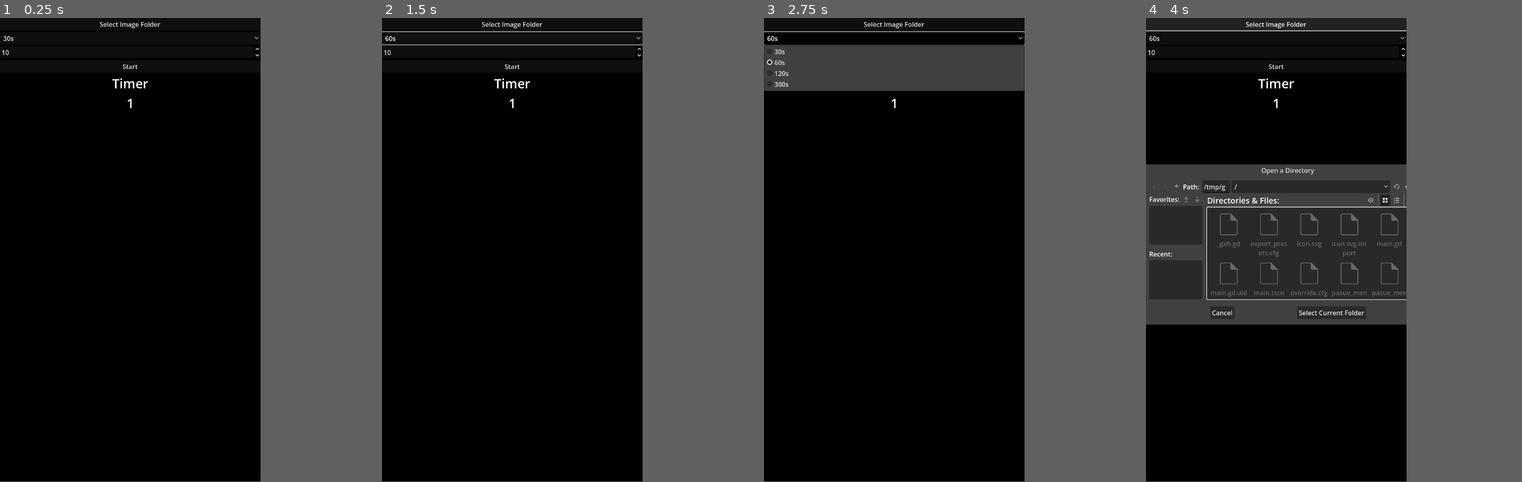
Above: before the commit, frames 1-4 (left to right).
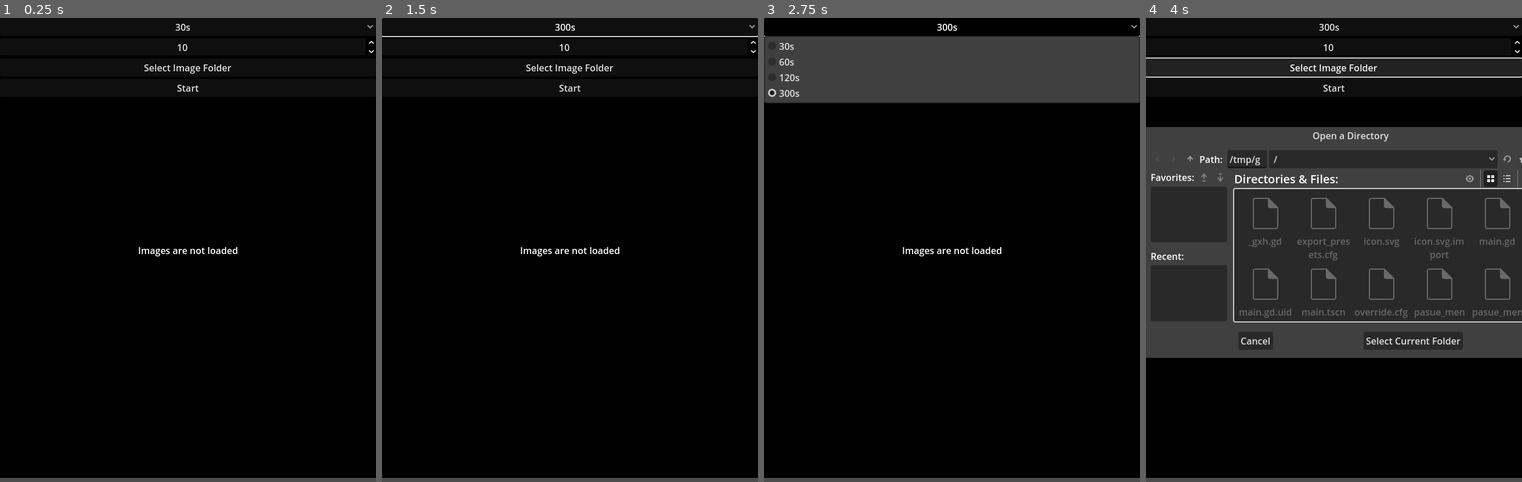
Above: after the commit, the same moments.

Repository: Starkip/Gesture-Drawing-App
Game: Godot game, scene res://main.tscn
Same seed, same stepped clock (60 frames per second), same inputs: the game is played once before the commit and once after it.
Inputs:
- Up to frame 1 (0.25 s): no input
- Up to frame 2 (1.5 s): click "30s" at 0.5 s; click "Start" at 1.25 s
- Up to frame 3 (2.75 s): click "60s" (after the commit: "300s") at 2 s
- Up to frame 4 (4 s): click "Start" at 2.75 s; click "Select Image Folder" at 3.5 s
In our replay, the window is 449x799 before the commit and 648x800 after it. These sizes can differ from the game's own. Grey fills any space a smaller window leaves; there, only what the larger window draws over its background counts as a difference.

The runs differ from the first frame. In frame 1, 1.6% of the frame differs, in the area x 0-100%, y 0-100%; in frame 2, 2.1%; in frame 3, 9.2%; in frame 4, 33%.

Commit message:
check if imgs are loaded and a little bit of polish

Diff:
--- a/main.gd
+++ b/main.gd
@@ -4,11 +4,12 @@
 @onready var image_display: TextureRect = $ImageDisplayer
 @onready var timer_select: OptionButton = $Controls/Timers
 @onready var image_count: SpinBox = $Controls/ImageCount
-@onready var timer_display: Label = $Controls/TimerDisplay
-@onready var imgs_left: Label = $Controls/ImgsLeft
+@onready var timer_display: Label = $Controls/HBoxContainer/TimerDisplay
+@onready var imgs_left: Label = $Controls/HBoxContainer/ImgsLeft
 @onready var image_timer: Timer = $ImageTimer
 @onready var start_session: Button = $Controls/StartSession
 @onready var image_loader: Button = $Controls/LoadFolder
+@onready var images_loaded: Label = $ImagesLoaded
 
 var image_list: Array[ImageTexture] = []
 var current_timer: float = 30.0
@@ -22,20 +23,34 @@
 	timer_select.add_item("60s", 60)
 	timer_select.add_item("120s", 120)
 	timer_select.add_item("300s", 300)
+	image_display.hide()
+	timer_display.hide()
+	imgs_left.hide()
+
+	var images_loaded_ok := image_list.size() > 0
+	if images_loaded_ok:
+		images_loaded.text = "Images are loaded"
+	else:
+		images_loaded.text = "Images are not loaded"
+
 
 func _on_folder_dialog_dir_selected(dir: String) -> void:
-	load_images_from_folder(dir, image_count.value)
+	var images_check := load_images_from_folder(dir, image_count.value)
+	if images_check:
+		images_loaded.text = "Images are loaded"
+	else:
+		images_loaded.text = "Images are not loaded"
 	print("Loaded ", image_list.size(), " images!")
 
-func load_images_from_folder(path: String, max_count: int):
+func load_images_from_folder(path: String, max_count: int) -> bool:
 	image_list.clear()
 	var dir = DirAccess.open(path)
 	if dir == null:
 		print("Error opening folder!")
-		return
+		return false
 	dir.list_dir_begin()
 	var file_name: String = dir.get_next()
-	var loaded = 0
+	var loaded := 0
 	while file_name != "" and loaded < max_count:
 		var ext = file_name.get_extension().to_lower()
 		if ext in ["png", "jpg", "jpeg", "webp"]:
@@ -57,6 +72,9 @@
 	print("Total loaded: ", image_list.size())
 	if image_list.size() > 0:
 		pick_random_image()
+		return true
+	else:
+		return false
 
 func pick_random_image():
 	if shuffled_list.size() > 0:
@@ -72,7 +90,7 @@
 	folder_dialog.popup_centered()
 
 func update_timer_display(time_left: float):
-	timer_display.text = "%.1f s" % time_left
+	timer_display.text = "%.1f s /" % time_left
 
 func update_imgs_left(String):
 	imgs_left.text = str(images_left)
@@ -103,6 +121,9 @@
 
 	image_timer.wait_time = current_timer
 	session_on = true
+	timer_display.show()
+	image_display.show()
+	imgs_left.show()
 	image_timer.start()
 	update_timer_display(current_timer)
 	images_left = max_images
@@ -132,3 +153,5 @@
 	image_count.show()
 	timer_select.show()
 	image_loader.show()
+	timer_display.hide()
+	imgs_left.hide()
--- a/main.tscn
+++ b/main.tscn
@@ -7,12 +7,15 @@
 script = ExtResource("1_ig7tw")
 
 [node name="PasueMenu" parent="." instance=ExtResource("2_0xm2m")]
+visible = false
+follow_viewport_enabled = true
 
 [node name="Background" type="ColorRect" parent="."]
 modulate = Color(0, 0, 0, 1)
 anchors_preset = 15
 anchor_right = 1.0
 anchor_bottom = 1.0
+offset_bottom = -7.0
 grow_horizontal = 2
 grow_vertical = 2
 
@@ -20,10 +23,11 @@
 anchors_preset = 15
 anchor_right = 1.0
 anchor_bottom = 1.0
-offset_top = 170.0
+offset_top = 58.0
+offset_bottom = -7.0
 grow_horizontal = 2
 grow_vertical = 2
-expand_mode = 1
+expand_mode = 2
 stretch_mode = 5
 
 [node name="FolderDialog" type="FileDialog" parent="."]
@@ -31,36 +35,55 @@
 file_mode = 2
 access = 2
 
+[node name="ImagesLoaded" type="Label" parent="."]
+anchors_preset = 8
+anchor_left = 0.5
+anchor_top = 0.5
+anchor_right = 0.5
+anchor_bottom = 0.5
+offset_left = -20.0
+offset_top = -11.5
+offset_right = 20.0
+offset_bottom = 11.5
+grow_horizontal = 2
+grow_vertical = 2
+
 [node name="Controls" type="VBoxContainer" parent="."]
 anchors_preset = 10
 anchor_right = 1.0
 offset_bottom = 114.0
 grow_horizontal = 2
 
+[node name="Timers" type="OptionButton" parent="Controls"]
+layout_mode = 2
+alignment = 1
+
+[node name="ImageCount" type="SpinBox" parent="Controls"]
+layout_mode = 2
+min_value = 5.0
+value = 10.0
+alignment = 1
+
 [node name="LoadFolder" type="Button" parent="Controls"]
 layout_mode = 2
 text = "Select Image Folder
 "
 
-[node name="Timers" type="OptionButton" parent="Controls"]
-layout_mode = 2
-
-[node name="ImageCount" type="SpinBox" parent="Controls"]
-layout_mode = 2
-min_value = 5.0
-value = 10.0
-
 [node name="StartSession" type="Button" parent="Controls"]
 layout_mode = 2
 text = "Start"
 
-[node name="TimerDisplay" type="Label" parent="Controls"]
+[node name="HBoxContainer" type="HBoxContainer" parent="Controls"]
+layout_mode = 2
+alignment = 1
+
+[node name="TimerDisplay" type="Label" parent="Controls/HBoxContainer"]
 layout_mode = 2
 size_flags_horizontal = 4
 theme_override_font_sizes/font_size = 32
 text = "Timer"
 
-[node name="ImgsLeft" type="Label" parent="Controls"]
+[node name="ImgsLeft" type="Label" parent="Controls/HBoxContainer"]
 layout_mode = 2
 theme_override_font_sizes/font_size = 32
 text = "1"
--- a/project.godot
+++ b/project.godot
@@ -18,7 +18,7 @@
 [display]
 
 window/size/viewport_width=648
-window/size/viewport_height=1152
+window/size/viewport_height=800
 
 [rendering]
 
